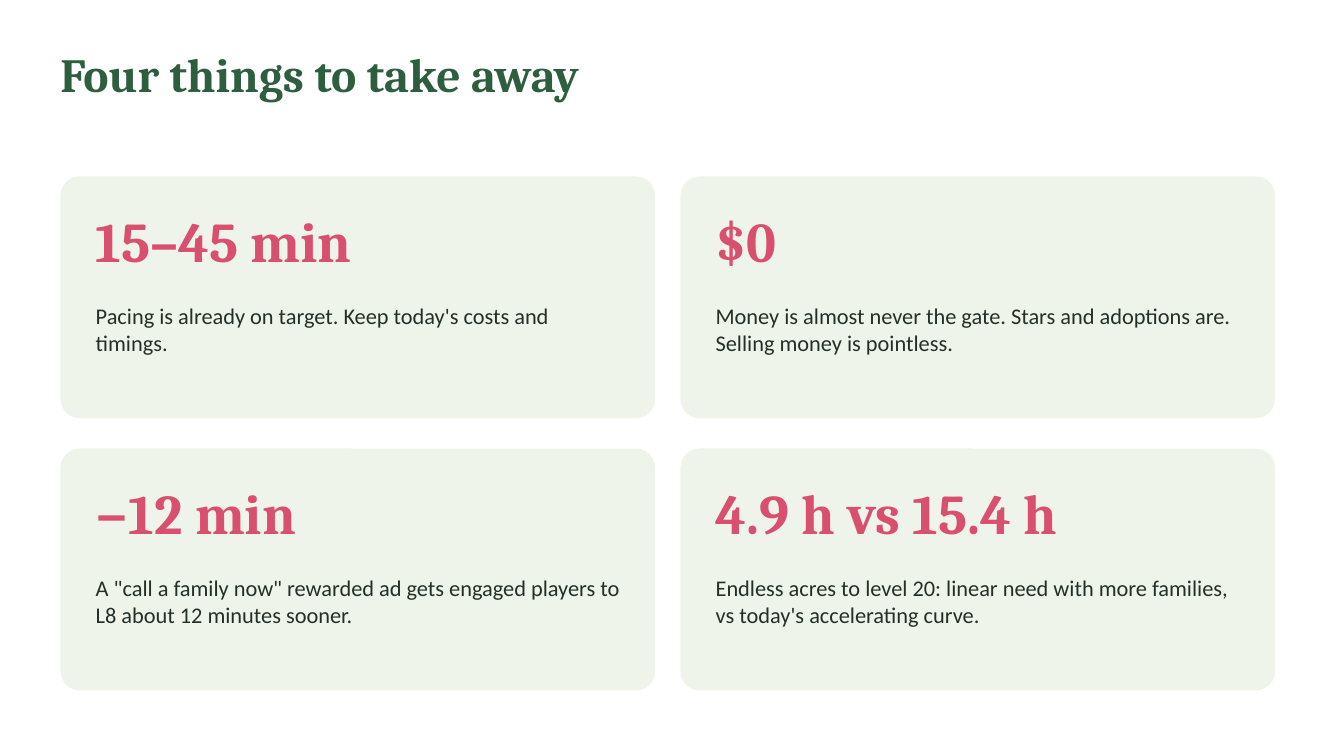
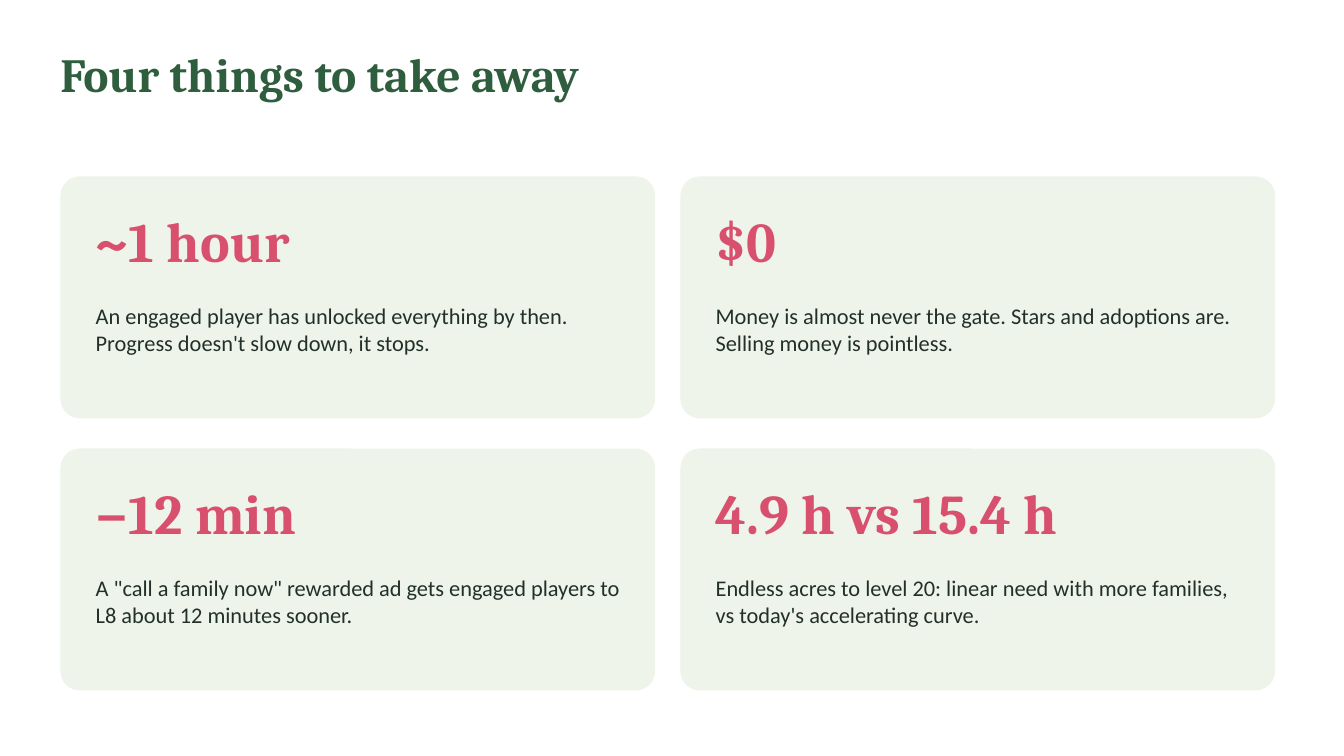
Before and after one commit to LK1248/whisker-meadow, a slide deck: slide 2 of docs/monetization/Whisker-Meadow-Monetization.pptx. Drawn at 1344x756 pixels with LibreOffice and Linux fonts; fonts in the diff are those of the drawing. Boxes give left, top, right and bottom in pixels: in the first picture for what was removed or moved away, otherwise in the second. Text is boxed around its words. In the diff, an @@ line names an element or a change of style, - is before the commit and + after.

```diff
--- a/docs/monetization/Whisker-Meadow-Monetization.pptx
+++ b/docs/monetization/Whisker-Meadow-Monetization.pptx
@@ text at (x1=96, y1=223, x2=290, y2=263): text changed @@
-15–45 min
+~1 hour
@@ text at (x1=96, y1=308, x2=568, y2=355): text changed @@
-Pacing is already on target. Keep today's costs and timings.
+An engaged player has unlocked everything by then. Progress doesn't slow down, it stops.
```
Also in this commit, not shown: 2 other slides changed, 1 slide added, 7 other files.
